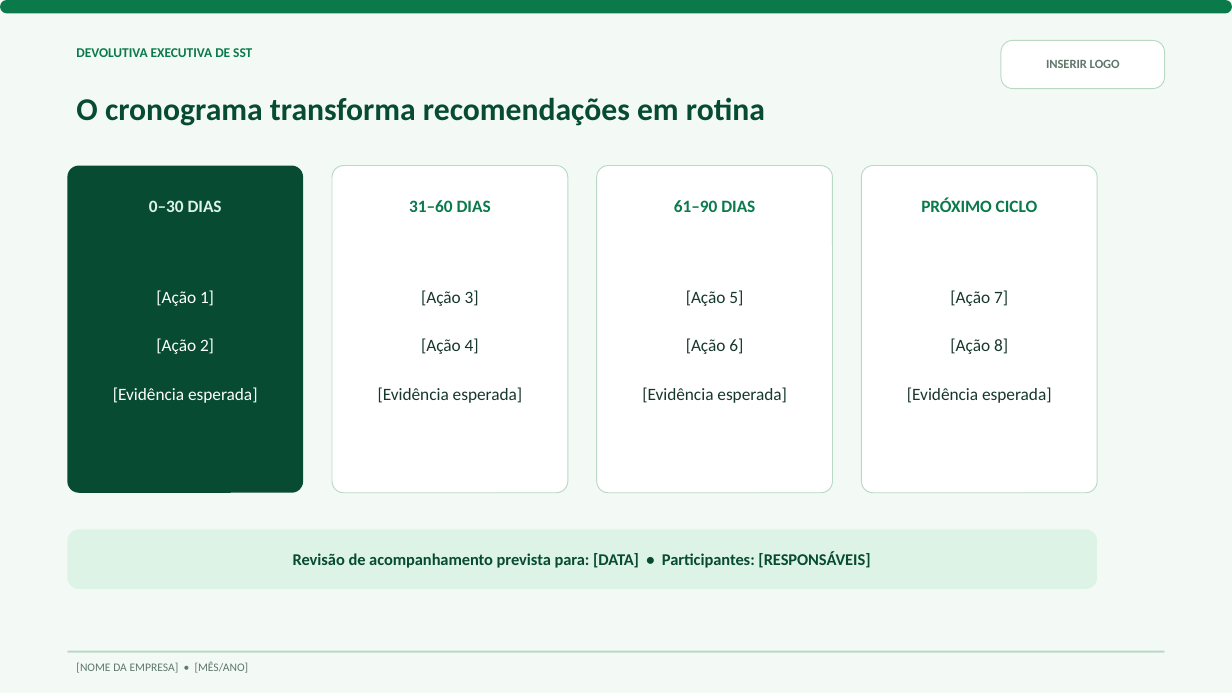
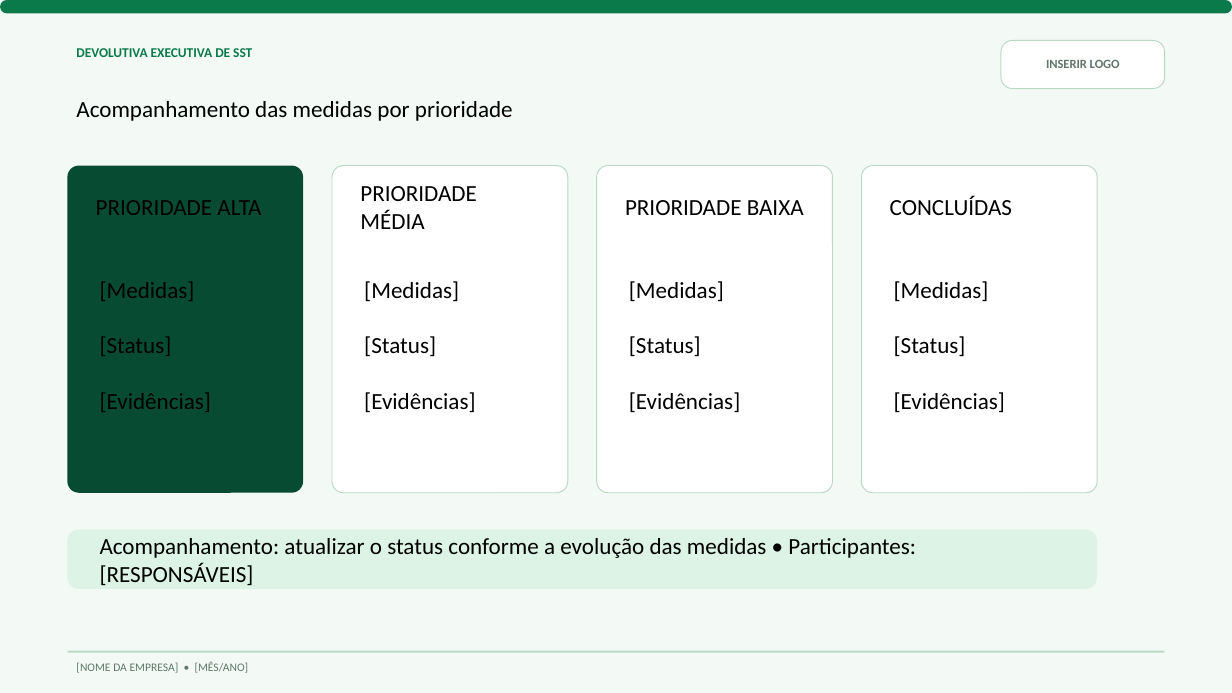
Before and after one commit to eduardoclau/apresentacao-sst-fortneer, a slide deck: slide 14 of Modelo_Devolutiva_SST_Fortneer.pptx. Drawn at 1232x693 pixels with LibreOffice and Linux fonts; fonts in the diff are those of the drawing. Boxes give left, top, right and bottom in pixels: in the first picture for what was removed or moved away, otherwise in the second. Text is boxed around its words. In the diff, an @@ line names an element or a change of style, - is before the commit and + after.

```diff
--- a/Modelo_Devolutiva_SST_Fortneer.pptx
+++ b/Modelo_Devolutiva_SST_Fortneer.pptx
@@ text at (76, 101, 513, 121): text changed; size 24.8 to 18 pt; text colour #074B32 to #000000; bold off @@
-O cronograma transforma recomendações em rotina
+Acompanhamento das medidas por prioridade
@@ text at (96, 200, 261, 215): text changed; size 13.5 to 18 pt; text colour #DDF3E5 to #000000; bold off @@
-0–30 DIAS
+PRIORIDADE ALTA
@@ text at (360, 186, 477, 229): text changed; size 13.5 to 18 pt; text colour #0B7A4B to #000000; bold off @@
-31–60 DIAS
+PRIORIDADE MÉDIA
@@ text at (625, 200, 804, 215): text changed; size 13.5 to 18 pt; text colour #0B7A4B to #000000; bold off @@
-61–90 DIAS
+PRIORIDADE BAIXA
@@ text at (890, 195, 1012, 215): text changed; size 13.5 to 18 pt; text colour #0B7A4B to #000000; bold off @@
-PRÓXIMO CICLO
+CONCLUÍDAS
@@ text at (100, 281, 211, 412): text changed; size 13.5 to 18 pt; text colour #FFFFFF to #000000 @@
-[Ação 1]
-[Ação 2]
-[Evidência esperada]
+[Medidas]
+[Status]
+[Evidências]
@@ text at (364, 281, 475, 412): text changed; size 13.5 to 18 pt; text colour #16372A to #000000 @@
-[Ação 3]
-[Ação 4]
-[Evidência esperada]
+[Medidas]
+[Status]
+[Evidências]
@@ text at (629, 281, 740, 412): text changed; size 13.5 to 18 pt; text colour #16372A to #000000 @@
-[Ação 5]
-[Ação 6]
-[Evidência esperada]
+[Medidas]
+[Status]
+[Evidências]
@@ text at (894, 281, 1005, 412): text changed; size 13.5 to 18 pt; text colour #16372A to #000000 @@
-[Ação 7]
-[Ação 8]
-[Evidência esperada]
+[Medidas]
+[Status]
+[Evidências]
@@ text at (100, 538, 916, 585): text changed; size 12.8 to 18 pt; text colour #074B32 to #000000; bold off @@
-Revisão de acompanhamento prevista para: [DATA] • Participantes: [RESPONSÁVEIS]
+Acompanhamento: atualizar o status conforme a evolução das medidas • Participantes: [RESPONSÁVEIS]
```
Also in this commit, not shown: 1 other slide changed, 1 other file.
